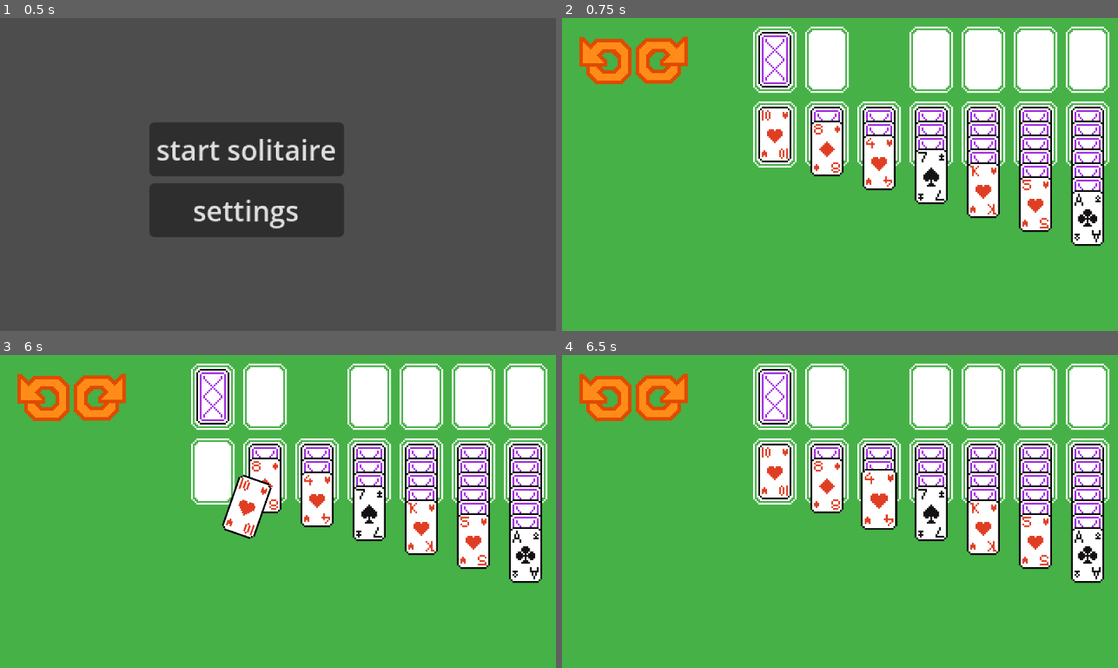
Above: before the commit, frames 1-4 (two rows, left to right).
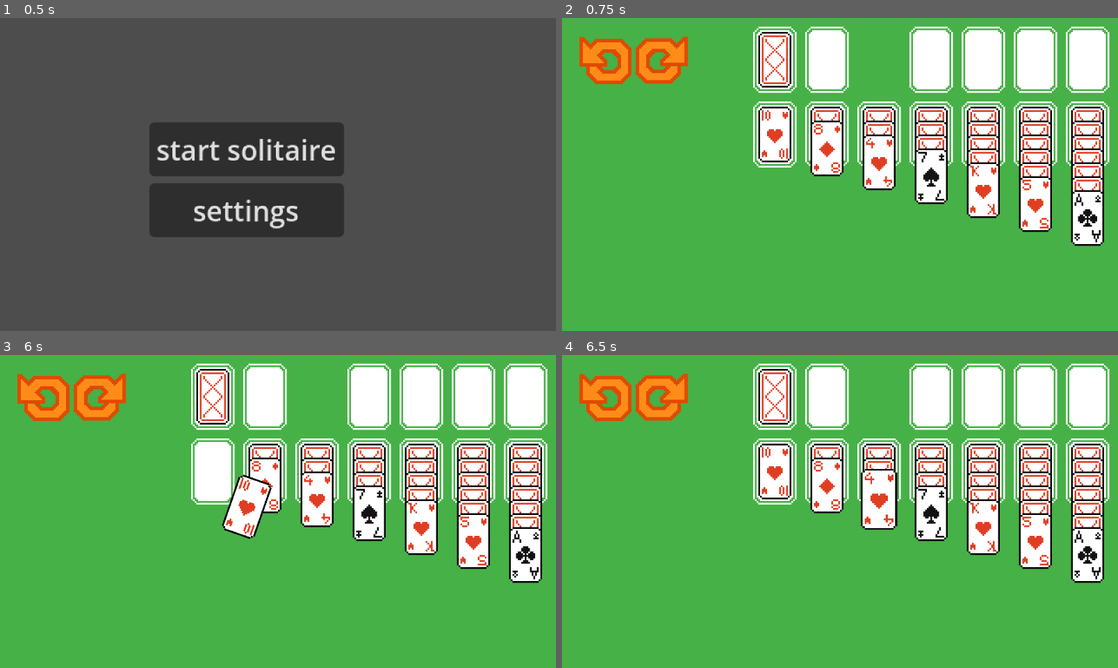
Above: after the commit, the same moments.

Repository: VortexAI-beta/solitaire
Game: Godot game, scene res://main.tscn
Two runs of this game, one before a commit and one after it. Both use one fixed random seed, a clock stepped at 60 frames per second and the inputs below.
Inputs (mouse positions are in pixels of both pictures, inside the frame that each line leads up to):
- Up to frame 1 (0.5 s): no input
- Up to frame 2 (0.75 s): click "start solitaire" at 0.5 s
- Up to frame 3 (6 s): click (44, 395) at 1.25 s; click (100, 395) at 2 s; click (44, 395) at 2.75 s; click (100, 395) at 3.5 s; click (44, 395) at 4.25 s; click (100, 395) at 5 s; tap Enter at 5.75 s; drag from (211, 470) to (316, 498) at 5.77 s
- Up to frame 4 (6.5 s): no input

Frame 1 is identical in both runs. In frame 2, 1.7% of the frame differs, in the area x 35-97%, y 5-56%; in frame 3, 1.7%; in frame 4, 1.7%.

Commit message:
added option to change back sprite color

Diff:
--- a/card/card.gd
+++ b/card/card.gd
@@ -16,7 +16,7 @@
 var face_up: bool = false;
 var location: Pile.PileType = Pile.PileType.Deck;
 var pile_idx: int = -1;
-var back_frame: int = 4;
+var back_frame: int = 0;
 
 signal card_clicked(card_ref, event);
 signal card_double_clicked(card_ref, event);
@@ -39,9 +39,11 @@
     $back.frame = back_frame;
     $back.visible = !face_up;
 
-func initialize(_suit: Suits, _value: int):
+func initialize(_suit: Suits, _value: int, _back_frame: int):
     suit = _suit
     value = _value
+    back_frame = _back_frame
+    $back.frame = back_frame
 
     updateSprite()
 
--- a/solitaire/solitaire.gd
+++ b/solitaire/solitaire.gd
@@ -19,6 +19,7 @@
 var prev_mouse_position: Vector2 = Vector2(0,0)
 var card_tween = null;
 var move_manager: MoveManager
+var config = ConfigFile.new()
 
 # Where the aces are stored
 @export var piles: Array[Pile] = []
@@ -32,7 +33,8 @@
     for i in range(1, 14):
         for suit in Card.Suits.values():
             var card: Card = card_scene.instantiate();
-            card.initialize(suit , i);
+            var back_frame = config.get_value("card", "back_color", 0)
+            card.initialize(suit , i, back_frame);
             # card.initialize(suit / 2, i%3 +1);
             card.card_clicked.connect(on_card_clicked)
             card.card_double_clicked.connect(on_card_double_clicked)
@@ -70,6 +72,7 @@
 # Called when the node enters the scene tree for the first time.
 func _ready() -> void:
     # ensure that if multiple cards a clicked, only the top one will be used for draggin.
+    config.load("user://config.ini")
     get_viewport().physics_object_picking_first_only = true
     get_viewport().physics_object_picking_sort = true
     constructDeck()
